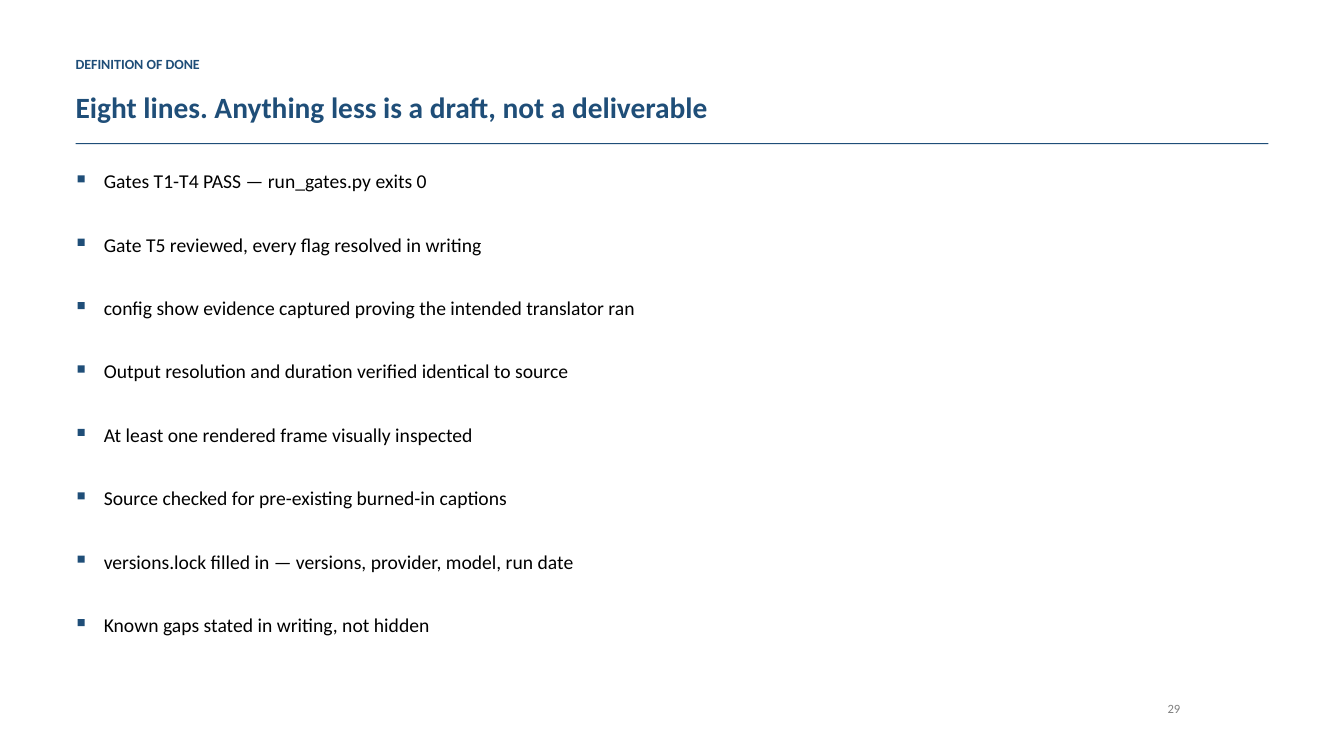
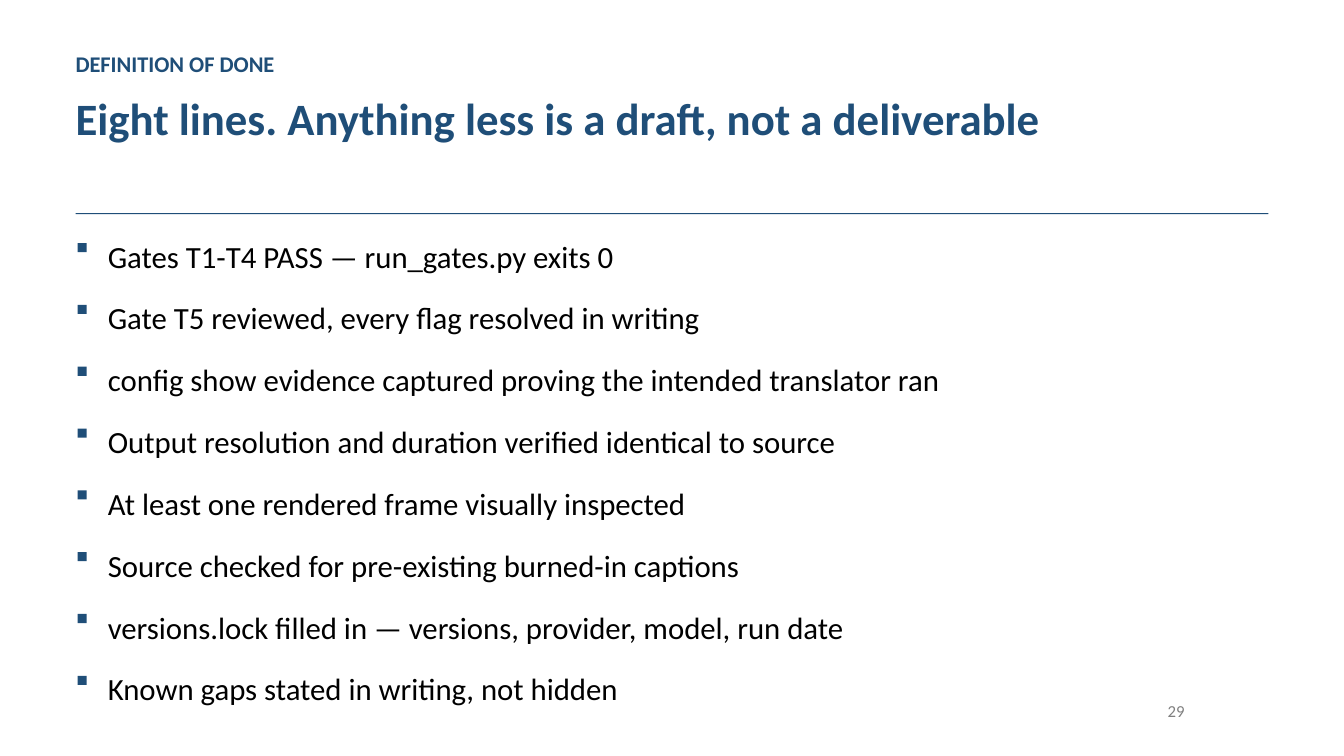
Before and after one commit to mikelix/gstack-tutorial-3, a slide deck: slide 30 of dist/gstack-tutorial-3_EN.pptx. Drawn at 1344x756 pixels with LibreOffice and Linux fonts; fonts in the diff are those of the drawing. Boxes give left, top, right and bottom in pixels: in the first picture for what was removed or moved away, otherwise in the second. Text is boxed around its words. In the diff, an @@ line names an element or a change of style, - is before the commit and + after.

```diff
--- a/dist/gstack-tutorial-3_EN.pptx
+++ b/dist/gstack-tutorial-3_EN.pptx
@@ text "DEFINITION OF DONE" at box(76, 57, 275, 72): size 10 to 16 pt @@
@@ text "Eight lines. Anything less is ..." at box(76, 103, 1040, 143): size 21 to 32 pt; line spacing 1.05 to 1.08 @@
@@ rectangle: place and size @@
-rectangle at box(76, 143, 1268, 144)
+rectangle at box(76, 213, 1268, 214)
@@ size 14 to 22 pt; line spacing 1.25 to 1.22 in 8 elements at box(108, 678, 618, 706), box(108, 617, 843, 644), box(108, 555, 739, 583), box(108, 431, 835, 458), box(108, 493, 685, 520), box(108, 369, 939, 397), box(108, 307, 699, 335), box(108, 247, 614, 274) @@
@@ text "Gates T1-T4 PASS — run_gates.py ...": place and size @@
-text "Gates T1-T4 PASS — run_gates.py ..." at box(104, 174, 427, 192)
+text "Gates T1-T4 PASS — run_gates.py ..." at box(108, 247, 614, 274)
@@ rectangle: place and size @@
-rectangle at box(78, 175, 85, 182)
+rectangle at box(78, 243, 87, 252)
@@ text "Gate T5 reviewed, every flag ...": place and size @@
-text "Gate T5 reviewed, every flag ..." at box(104, 238, 482, 256)
+text "Gate T5 reviewed, every flag ..." at box(108, 307, 699, 335)
@@ 3 rectangles: place and size @@
-3 rectangles at box(78, 239, 85, 373)
+3 rectangles at box(78, 306, 87, 438)
@@ text "config show evidence captured proving ...": place and size @@
-text "config show evidence captured proving ..." at box(104, 301, 634, 319)
+text "config show evidence captured proving ..." at box(108, 369, 939, 397)
@@ text "Output resolution and duration verified ...": place and size @@
-text "Output resolution and duration verified ..." at box(104, 364, 568, 381)
+text "Output resolution and duration verified ..." at box(108, 431, 835, 458)
@@ text "At least one rendered frame ...": place and size @@
-text "At least one rendered frame ..." at box(104, 428, 472, 445)
+text "At least one rendered frame ..." at box(108, 493, 685, 520)
@@ 3 rectangles: place and size @@
-3 rectangles at box(78, 429, 85, 563)
+3 rectangles at box(78, 490, 87, 623)
@@ text "Source checked for pre-existing burned-in ...": place and size @@
-text "Source checked for pre-existing burned-in ..." at box(104, 491, 507, 509)
+text "Source checked for pre-existing burned-in ..." at box(108, 555, 739, 583)
@@ text "versions.lock filled in — versions, ...": place and size @@
-text "versions.lock filled in — versions, ..." at box(104, 555, 574, 572)
+text "versions.lock filled in — versions, ..." at box(108, 617, 843, 644)
@@ rectangle: place and size @@
-rectangle at box(78, 619, 85, 626)
+rectangle at box(78, 676, 87, 685)
@@ text "Known gaps stated in writing, ...": place and size @@
-text "Known gaps stated in writing, ..." at box(104, 618, 429, 636)
+text "Known gaps stated in writing, ..." at box(108, 678, 618, 706)
@@ text "29" at box(1168, 706, 1185, 717): size 9 to 12 pt @@
```
Also in this commit, not shown: 30 other slides changed, 4 other files.
